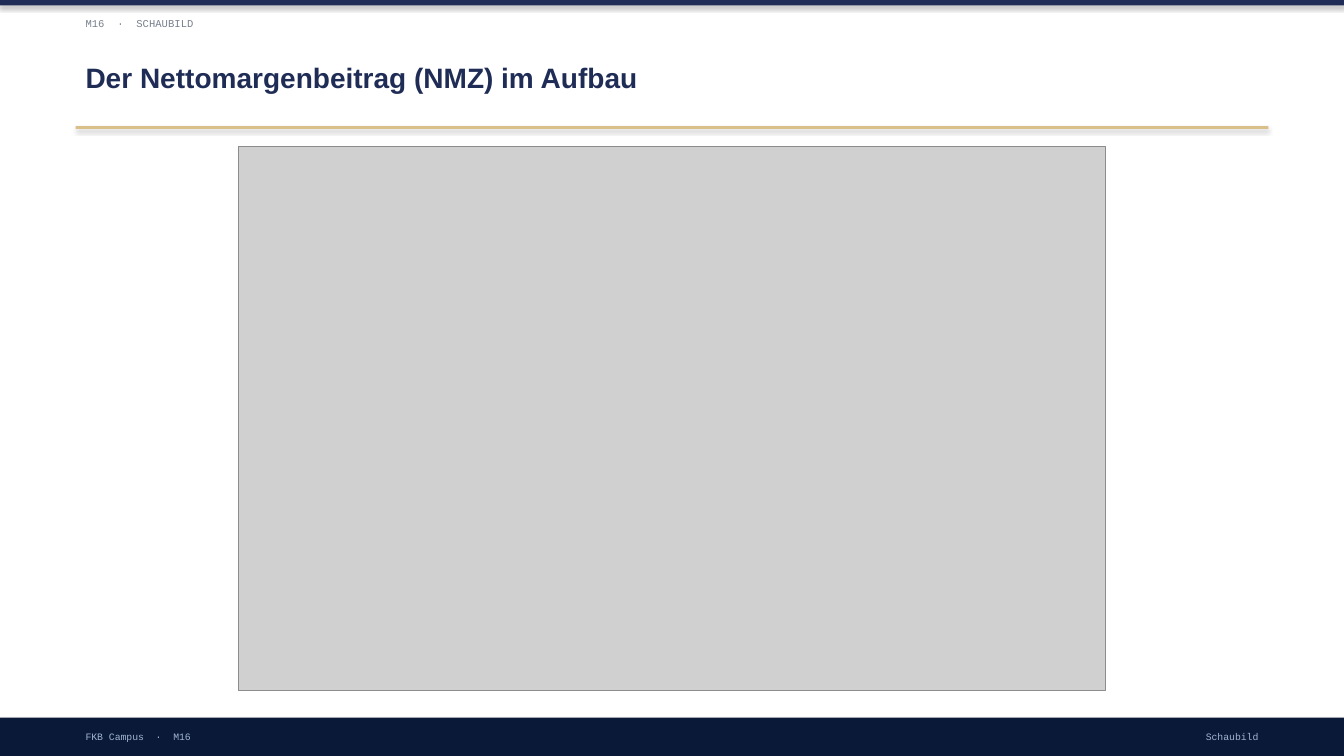
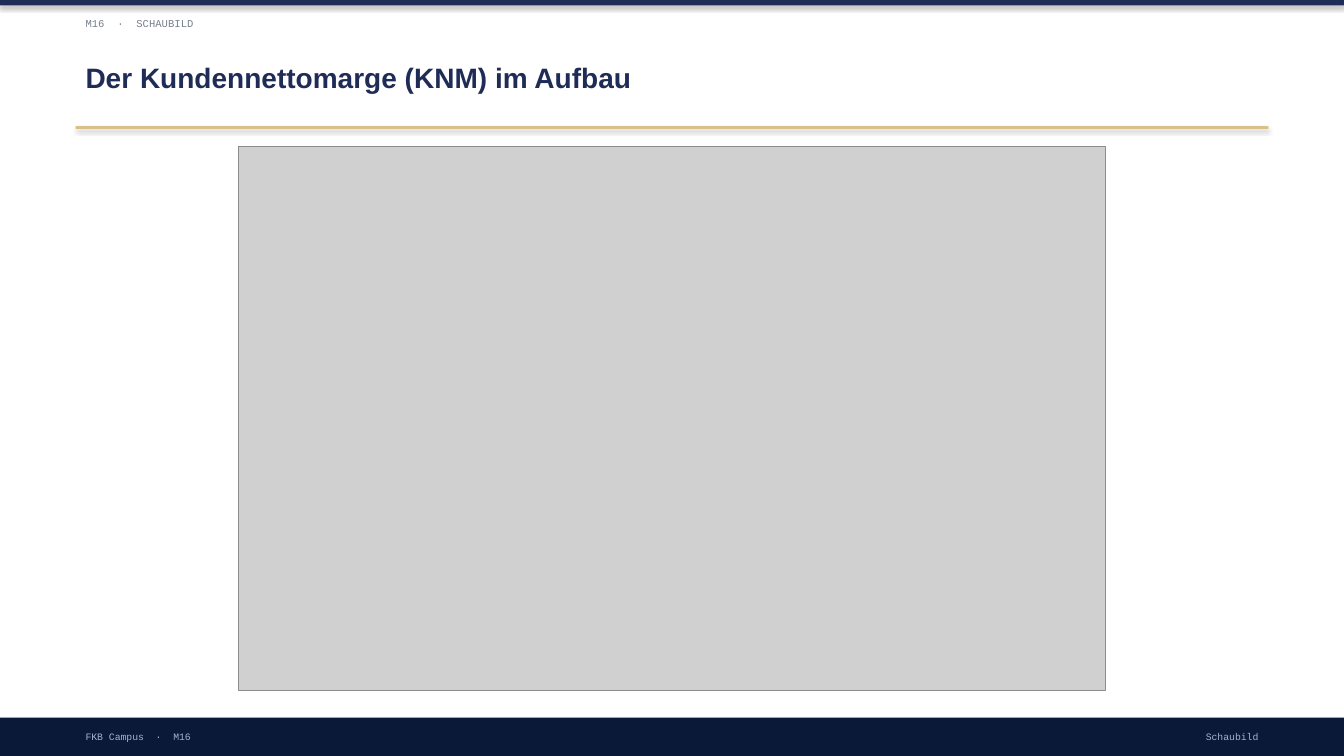
Before and after one commit to ck5rqc47pr-byte/firmenkundenakademie-online, a slide deck: slide 7 of protected-downloads/praesentation/M16.pptx. Drawn at 1344x756 pixels with LibreOffice and Linux fonts; fonts in the diff are those of the drawing; grey boxes stand for pictures. Boxes give left, top, right and bottom in pixels: in the first picture for what was removed or moved away, otherwise in the second. Text is boxed around its words. In the diff, an @@ line names an element or a change of style, - is before the commit and + after.

```diff
--- a/protected-downloads/praesentation/M16.pptx
+++ b/protected-downloads/praesentation/M16.pptx
@@ text at [86,67,631,93]: text changed @@
-Der Nettomargenbeitrag (NMZ) im Aufbau
+Der Kundennettomarge (KNM) im Aufbau
```
Also in this commit, not shown: 15 other slides changed, 7 other files.
